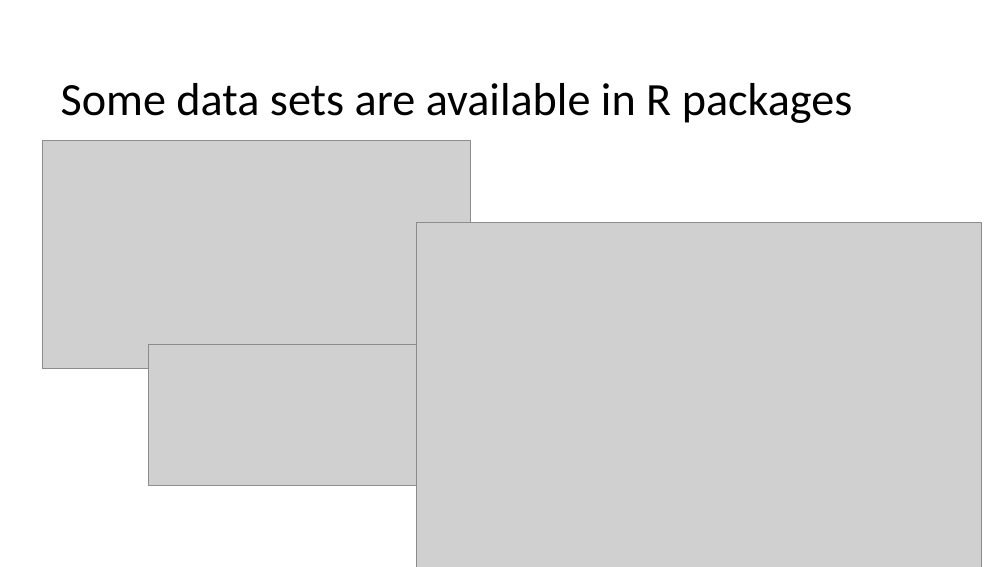
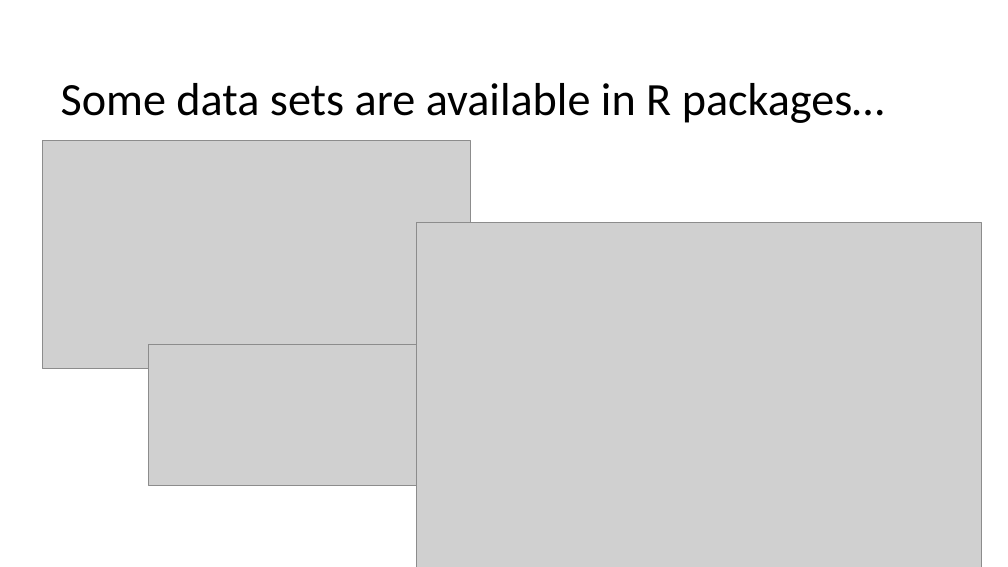
Before and after one commit to la-oey/beautifulsoup4tutorial, a slide deck: slide 3 of webscraping_5_29_2019.pptx. Drawn at 1008x567 pixels with LibreOffice and Linux fonts; fonts in the diff are those of the drawing; grey boxes stand for pictures. Boxes give left, top, right and bottom in pixels: in the first picture for what was removed or moved away, otherwise in the second. Text is boxed around its words. In the diff, an @@ line names an element or a change of style, - is before the commit and + after.

```diff
--- a/webscraping_5_29_2019.pptx
+++ b/webscraping_5_29_2019.pptx
@@ title at [61,83,885,123]: text changed @@
-Some data sets are available in R packages
+Some data sets are available in R packages…
```
Also in this commit, not shown: 5 other slides changed, 3 slides added, 1 slide removed.
